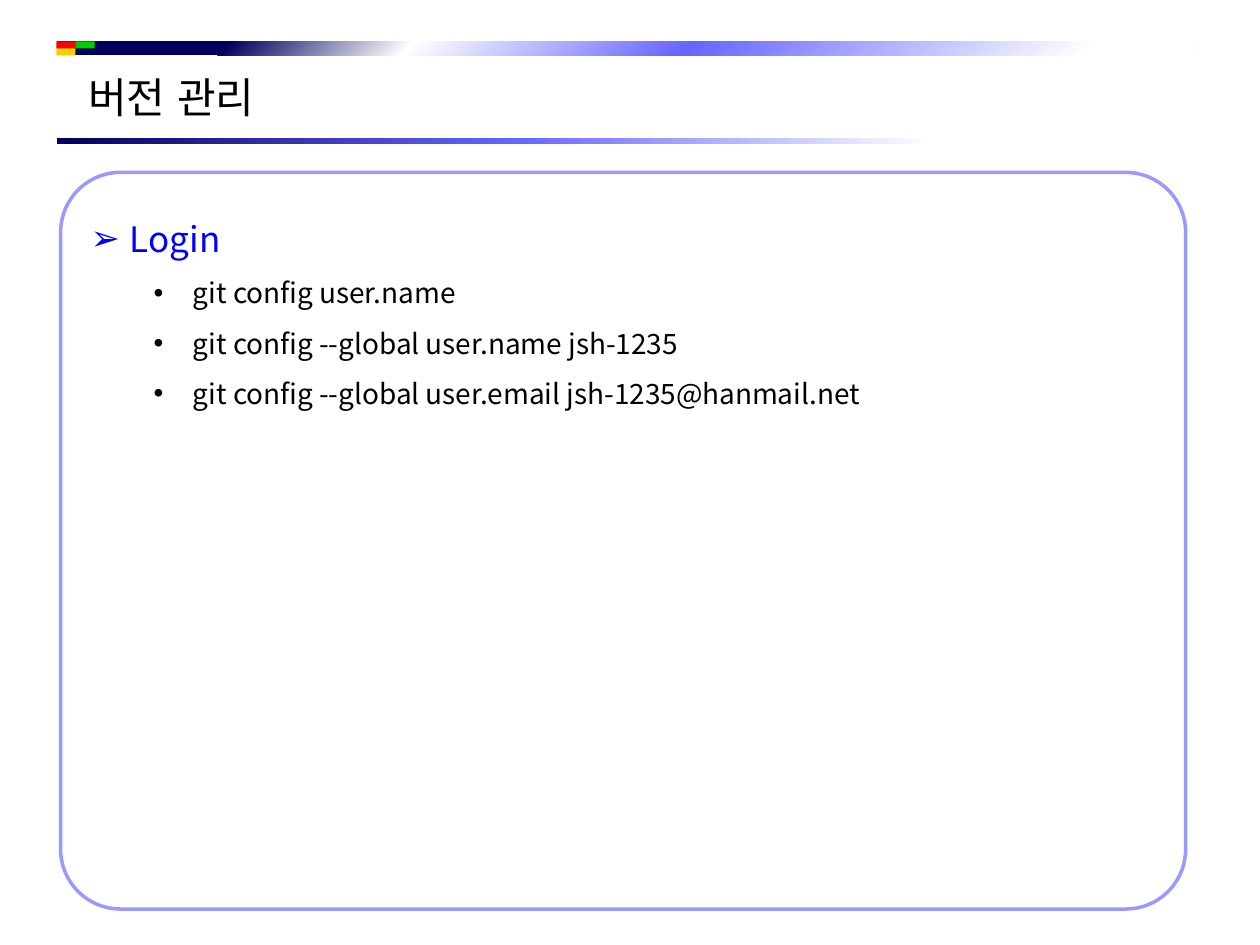
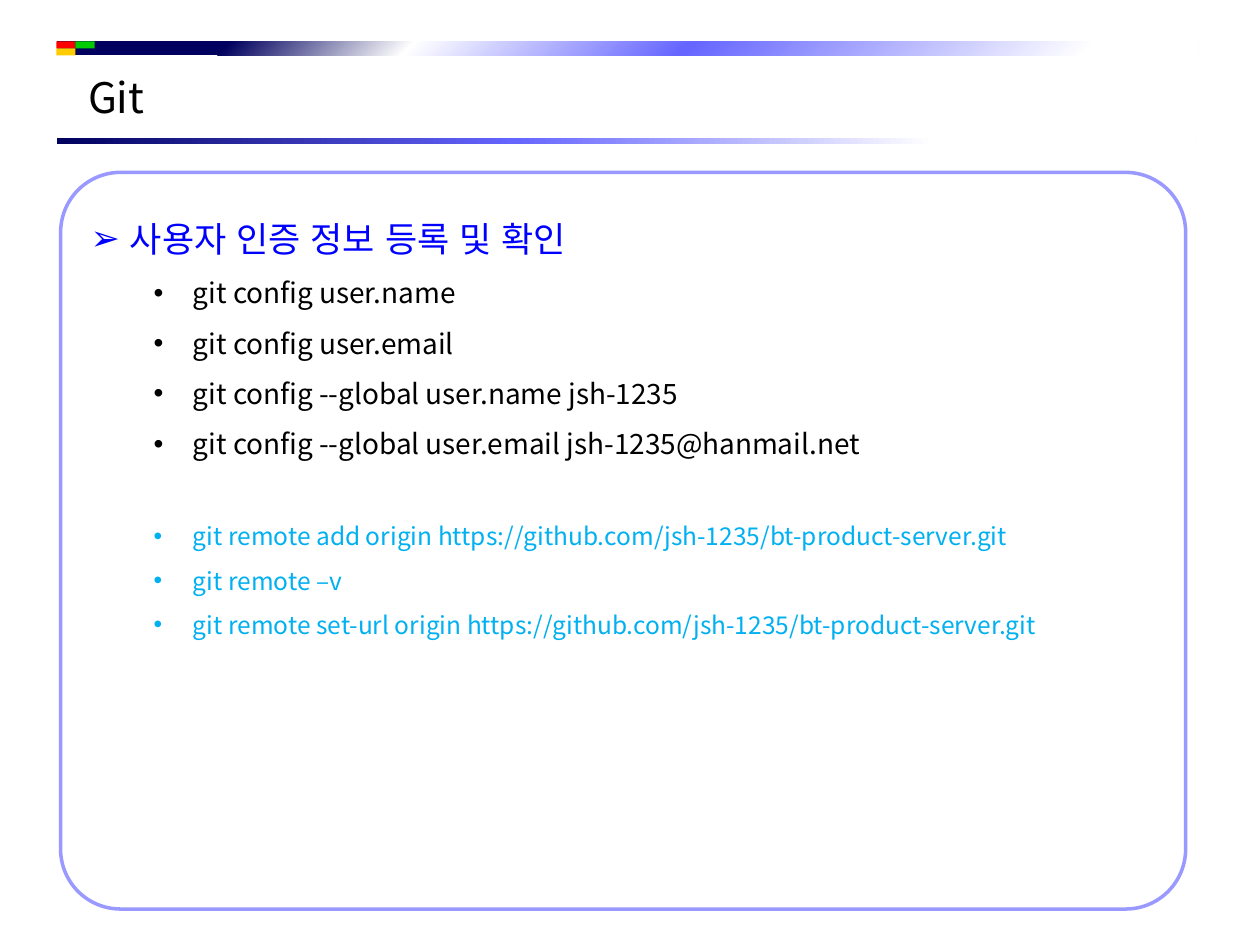
Before and after one commit to jsh-1235/Document, a slide deck: slide 8 of Git/Git 시작하기.pptx (slide 5 before the commit). Drawn at 1260x945 pixels with LibreOffice and Linux fonts; fonts in the diff are those of the drawing; background and template pictures are left out. Boxes give left, top, right and bottom in pixels: in the first picture for what was removed or moved away, otherwise in the second. Text is boxed around its words. In the diff, an @@ line names an element or a change of style, - is before the commit and + after.

```diff
--- a/Git/Git 시작하기.pptx
+++ b/Git/Git 시작하기.pptx
@@ text at bbox=[88, 80, 144, 114]: text changed @@
-버전 관리
+Git
@@ text in rounded rectangle at bbox=[130, 222, 566, 255]: text changed @@
-➢ Login
+➢ 사용자 인증 정보 등록 및 확인
@@ text in rounded rectangle at bbox=[193, 331, 454, 361]: paragraph added @@
+  • git config user.email
@@ text in rounded rectangle at bbox=[193, 525, 1036, 640]: paragraphs added @@
+  • git remote add origin https://github.com/jsh-1235/bt-product-server.git
+  • git remote –v
+  • git remote set-url origin https://github.com/jsh-1235/bt-product-server.git
```
Also in this commit, not shown: 7 other slides changed, 12 slides added, 1 slide removed.
